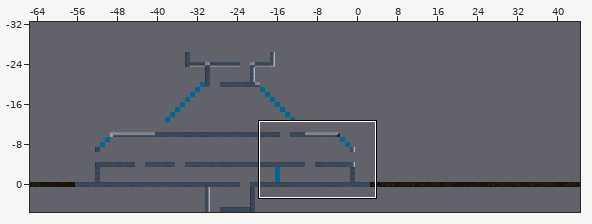
Tiled map (JSON) -- levels/Mission01_scene03.json. The first picture is a wide view before the edit; the outline marks the close-up.
Close-up. Earlier state:
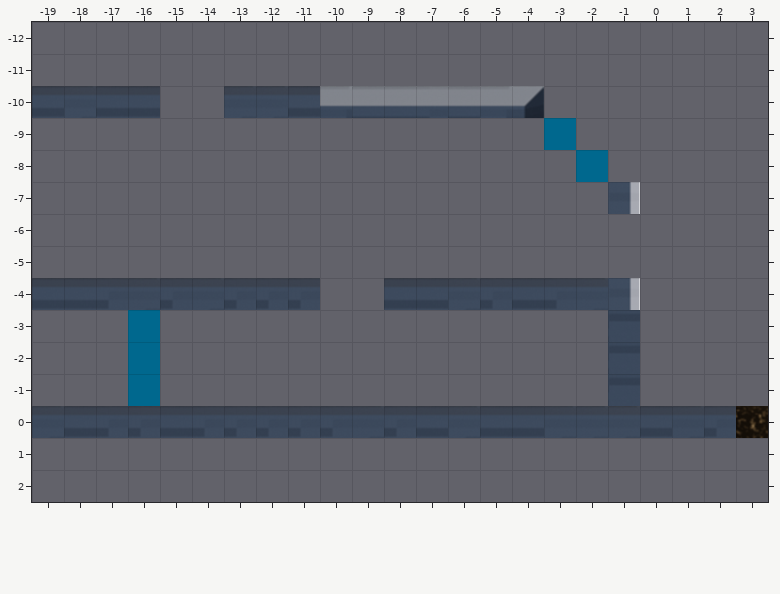
Cells are 128x128 px. Shown: x -19..3, y -12..2. The commit also changed other parts of the map, which this record leaves out.
After the commit:
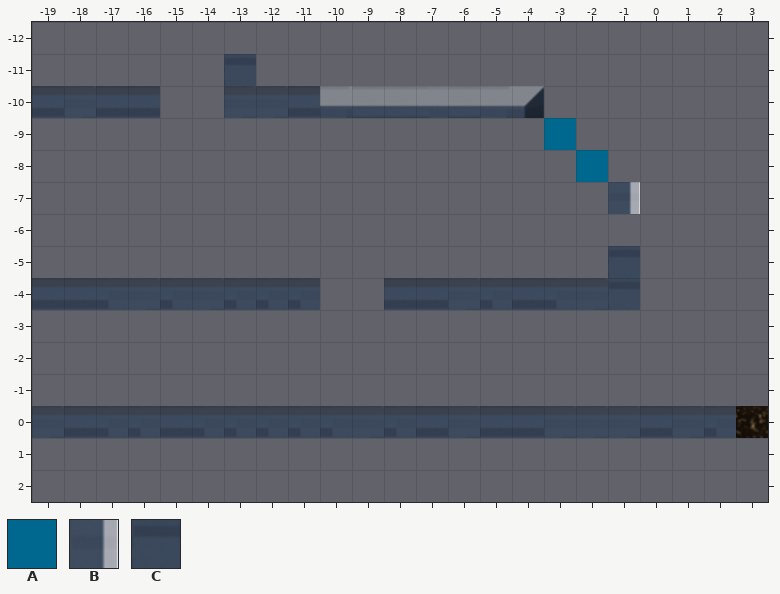
Key: from "Tileset_testroom": A 25, B 306, C 308.
_ is an empty cell.
Edits made:
{"where": "layer \"Walls\""}
{"y":-11,"x":-13,"old":"_","new":"C"}
{"y":-5,"x":-1,"old":"_","new":"C"}
{"y":-4,"x":-1,"old":"B","new":"C"}
{"y":-3,"x":-16,"old":"A","new":"_"}
{"y":-3,"x":-1,"old":"C","new":"_"}
{"y":-2,"x":-16,"old":"A","new":"_"}
{"y":-2,"x":-1,"old":"C","new":"_"}
{"y":-1,"x":-16,"old":"A","new":"_"}
{"y":-1,"x":-1,"old":"C","new":"_"}
{"label":"added","picture_box":[224,54,256,86]}
{"label":"changed","picture_box":[608,246,640,406]}
{"label":"removed","picture_box":[128,310,160,406]}
